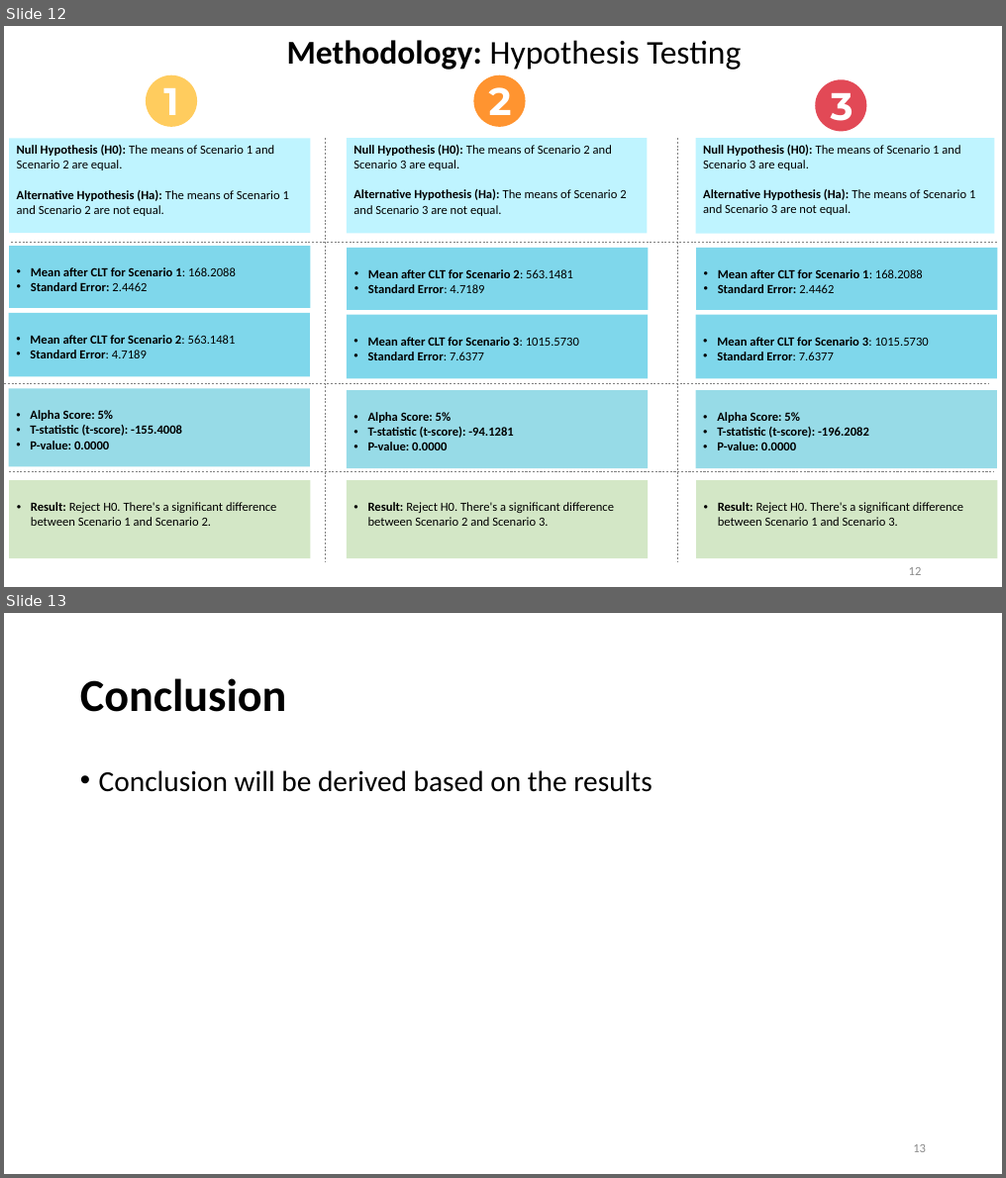
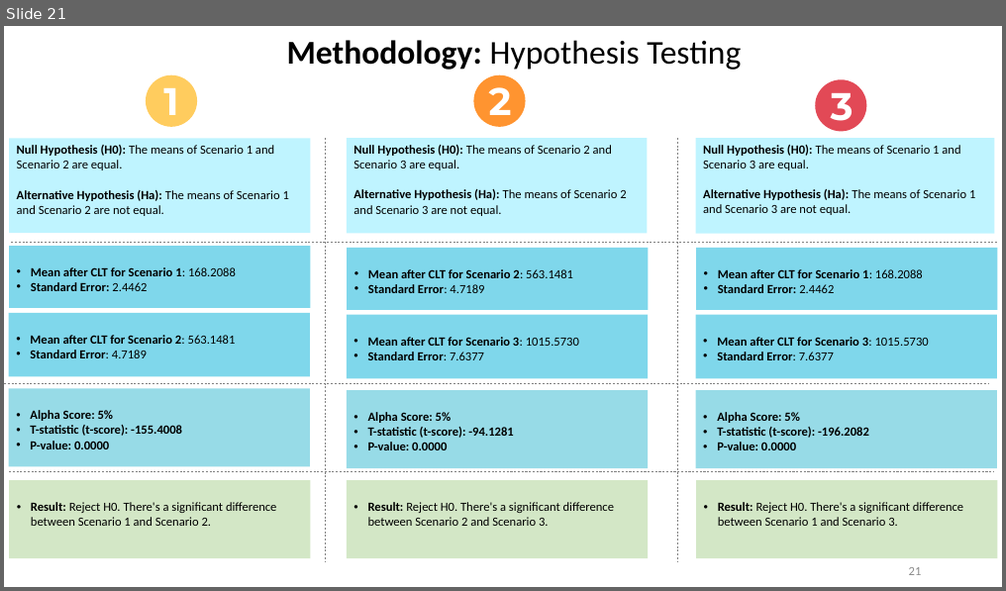
Before and after one commit to ADA-GWU/guidedresearchproject-tmehtiyev2019, a slide deck: presentations/Final Presentation-Tural Mehtiyev.pptx. Shown one above the other, each under a label of ours: slides 12 and 13 before the commit, slide 21 after it. The pictures are 1006x1178 and 1006x591 pixels, drawn with LibreOffice and Linux fonts; fonts in the diff are those of the drawing. Boxes give left, top, right and bottom in pixels: in the first picture for what was removed or moved away, otherwise in the second. Text is boxed around its words. In the diff, an @@ line names an element or a change of style, - is before the commit and + after.

```diff
--- a/presentations/Final Presentation-Tural Mehtiyev.pptx
+++ b/presentations/Final Presentation-Tural Mehtiyev.pptx
@@ slide 13 removed at [4,613,1002,1174], background #FFFFFF @@
@@ title removed at [80,678,287,712] @@
-Conclusion
@@ text removed at [99,770,651,792] @@
-• Conclusion will be derived based on the results
@@ page number removed at [913,1145,926,1153] @@
-13
@@ what was slide 12 is now slide 21 @@
@@ page number at [909,568,922,575]: text changed @@
-12
+21
```
Also in this commit, not shown: 9 slides changed, 10 slides added, 4 other slides removed, 50 other files.
